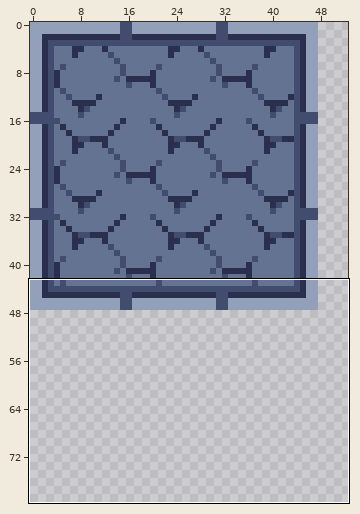
File history of a pixel-art file, Assets/Sprites/Tilemap/Base.aseprite. Above, an overview of the earlier version with the close-up marked.
Close-up. As it was:
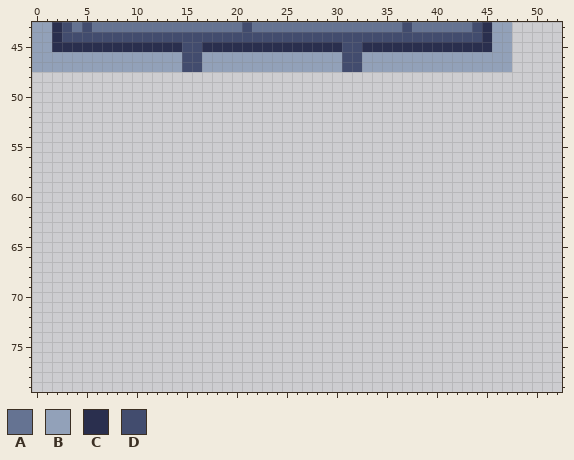
128x128 pixels, 1 frame. Shown: x 0..52, y 43..79. The wide view leaves out empty margins.
Palette (. is transparent): A #657392  B #92a1b9  C #2a2f4e  D #424c6e
Pixels before, first column x 0:
43 BBCDADAAAAAAAAAAAAAAADAAAAAAAAAAAAAAADAAAAAADCBB
44 BBCDDDDDDDDDDDDDDDDDDDDDDDDDDDDDDDDDDDDDDDDDDCBB
45 BBCCCCCCCCCCCCCDDCCCCCCCCCCCCCCDDCCCCCCCCCCCCCBB
46 BBBBBBBBBBBBBBBDDBBBBBBBBBBBBBBDDBBBBBBBBBBBBBBB
47 BBBBBBBBBBBBBBBDDBBBBBBBBBBBBBBDDBBBBBBBBBBBBBBB
Now the later version:
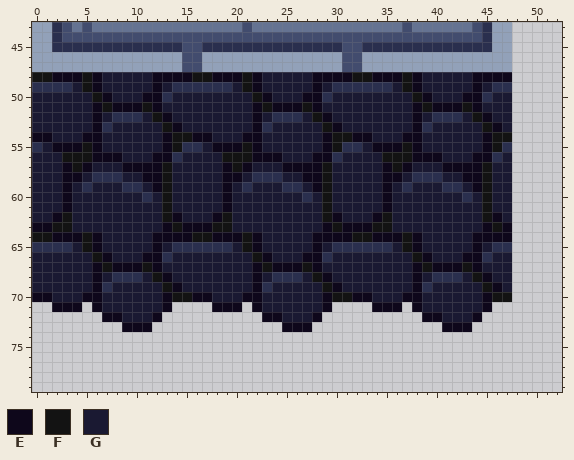
Colours new in this view: E #0e071b  F #131313  G #1a1932
Change:
y 48: x 0..47 ................................................ -> FFEEEFEGGGGGEEEEFFEEEFEGGGGGEEEEFFEEEFEGGGGGEEEE
y 49: x 0..47 ................................................ -> CCCCGFEGGGGGEGCCCCCCGFEGGGGGEGCCCCCCGFEGGGGGEGCC
y 50: x 0..47 ................................................ -> GGGGGGFEGGGEECGGGGGGGGFEGGGEECGGGGGGGGFEGGGEECGG
y 51: x 0..47 ................................................ -> GGGGGGEFEEEFEGGGGGGGGGEFEEEFEGGGGGGGGGEFEEEFEGGG
y 52: x 0..47 ................................................ -> GGGGGGEGCCCGFEGGGGGGGGEGCCCGFEGGGGGGGGEGCCCGFEGG
y 53: x 0..47 ................................................ -> GGGGGGECGGGGGFEGGGGGGGECGGGGGFEGGGGGGGECGGGGGFEG
y 54: x 0..47 ................................................ -> EEGGGEEGGGGGGEFFEEGGGEEGGGGGGEFFEEGGGEEGGGGGGEFF
y 55: x 0..47 ................................................ -> CGEEEFEGGGGGGEFCCGEEEFEGGGGGGEFCCGEEEFEGGGGGGEFC
y 56: x 0..47 ................................................ -> GGGFFFEEEGGGEECGGGGFFFEEEGGGEECGGGGFFFEEEGGGEECG
y 57: x 0..47 ................................................ -> GGGEFEGGGEEEEFGGGGGEFEGGGEEEEFGGGGGEFEGGGEEEEFGG
y 58: x 0..47 ................................................ -> GGGEEGCCCGGEEFGGGGGEEGCCCGGEEFGGGGGEEGCCCGGEEFGG
y 59: x 0..47 ................................................ -> GGGEGCGGGCCGEFGGGGGEGCGGGCCGEFGGGGGEGCGGGCCGEFGG
y 60: x 0..47 ................................................ -> GGGEGGGGGGGCGFGGGGGEGGGGGGGCGFGGGGGEGGGGGGGCGFGG
y 61: x 0..47 ................................................ -> GGGEGGGGGGGGGFGGGGGEGGGGGGGGGFGGGGGEGGGGGGGGGFGG
y 62: x 0..47 ................................................ -> GGEFGGGGGGGGGFEGGGEFGGGGGGGGGFEGGGEFGGGGGGGGGFEG
y 63: x 0..47 ................................................ -> EEFFGGGGGGGGGEFEEEFFGGGGGGGGGEFEEEFFGGGGGGGGGEFE
y 64: x 0..47 ................................................ -> FFEEEFEGGGGGEEEEFFEEEFEGGGGGEEEEFFEEEFEGGGGGEEEE
y 65: x 0..47 ................................................ -> CCCCGFEGGGGGEGCCCCCCGFEGGGGGEGCCCCCCGFEGGGGGEGCC
y 66: x 0..47 ................................................ -> GGGGGGFEGGGEECGGGGGGGGFEGGGEECGGGGGGGGFEGGGEECGG
y 67: x 0..47 ................................................ -> GGGGGGEFEEEFEGGGGGGGGGEFEEEFEGGGGGGGGGEFEEEFEGGG
y 68: x 0..47 ................................................ -> GGGGGGEGCCCGFEGGGGGGGGEGCCCGFEGGGGGGGGEGCCCGFEGG
y 69: x 0..47 ................................................ -> GGGGGGECGGGGGFEGGGGGGGECGGGGGFEGGGGGGGECGGGGGFEG
y 70: x 0..47 ................................................ -> EEGGGEEGGGGGGEFFEEGGGEEGGGGGGEFFEEGGGEEGGGGGGEFF
y 71: x 2..4 ... -> EEE; x 6..13 ........ -> EGGGGGGE; x 18..20 ... -> EEE; x 22..29 ........ -> EGGGGGGE; x 34..36 ... -> EEE; x 38..45 ........ -> EGGGGGGE
y 72: x 7..12 ...... -> EEGGGE; x 23..28 ...... -> EEGGGE; x 39..44 ...... -> EEGGGE
y 73: x 9..11 ... -> EEE; x 25..27 ... -> EEE; x 41..43 ... -> EEE
Changed places in both close-ups, as pixel boxes (x1, y1, x2, y2):
added: (32, 72, 512, 332)
